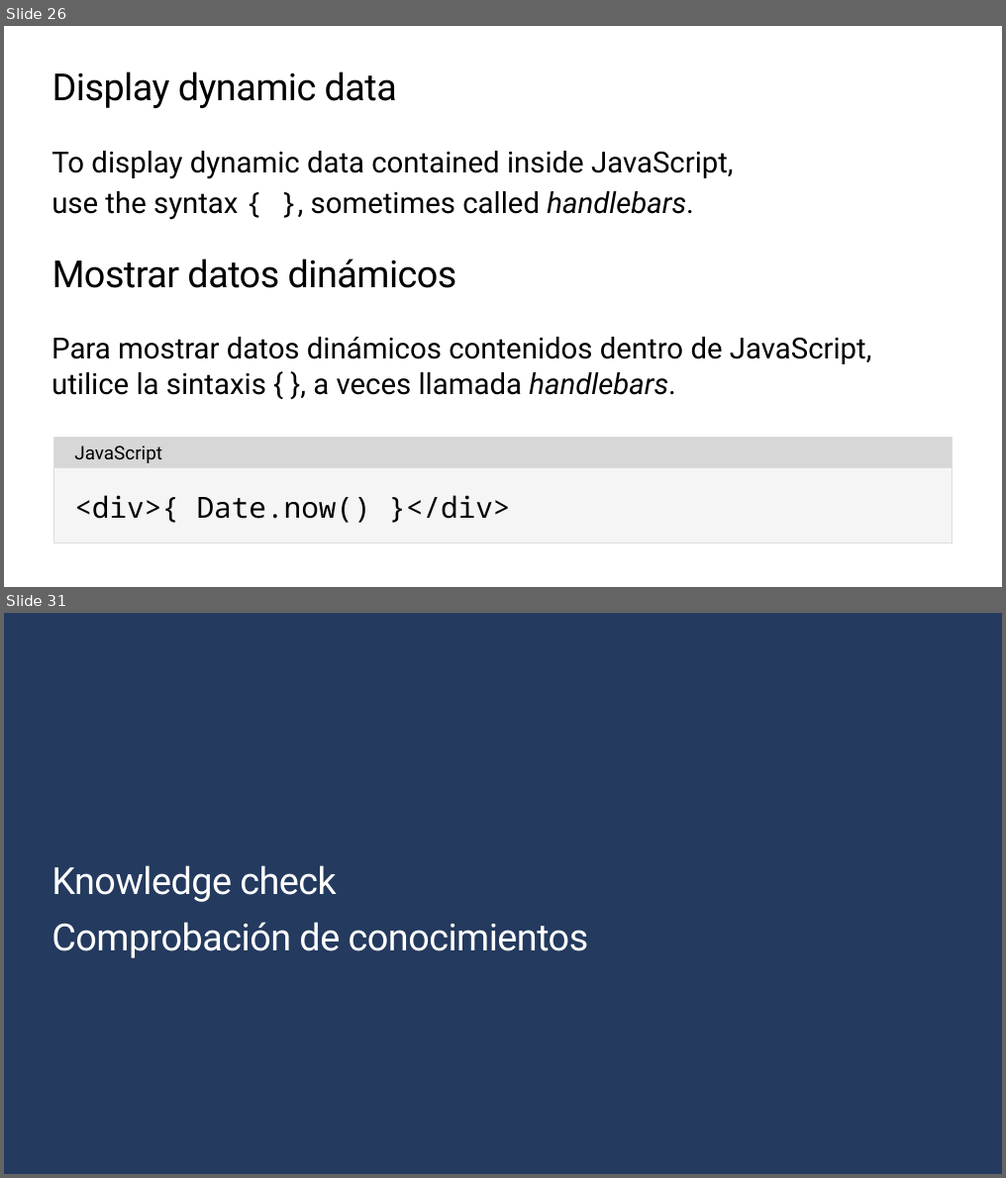
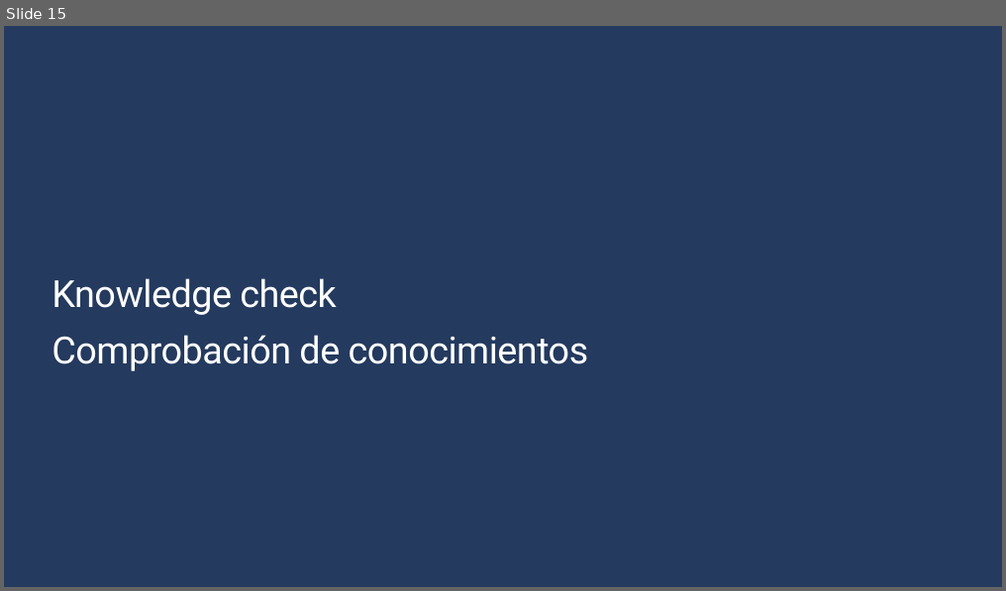
Before and after one commit to Gilberto-Guzman-Student-Ambassadors/Introduction_to_Computer_Vision_with_TensorFlow, a slide deck: presentation/slides.pptx. Shown one above the other, each under a label of ours: slides 26 and 31 before the commit, slide 15 after it; the slides between them are not shown. The pictures are 1006x1178 and 1006x591 pixels, drawn with LibreOffice and Linux fonts; fonts in the diff are those of the drawing; background and template pictures are left out. Boxes give left, top, right and bottom in pixels: in the first picture for what was removed or moved away, otherwise in the second. Text is boxed around its words. In the diff, an @@ line names an element or a change of style, - is before the commit and + after.

```diff
--- a/presentation/slides.pptx
+++ b/presentation/slides.pptx
@@ slide 26 removed at (x1=4, y1=26, x2=1002, y2=587), background #FFFFFF @@
@@ title removed at (x1=53, y1=72, x2=397, y2=108) @@
-Display dynamic data
@@ text removed at (x1=52, y1=151, x2=734, y2=220) @@
-To display dynamic data contained inside JavaScript,
-use the syntax { }, sometimes called handlebars.
@@ text removed at (x1=53, y1=259, x2=457, y2=288) @@
-Mostrar datos dinámicos
@@ text removed at (x1=52, y1=337, x2=872, y2=395) @@
-Para mostrar datos dinámicos contenidos dentro de JavaScript, utilice la sintaxis { }, a veces llamada handlebars.
@@ rectangle removed at (x1=54, y1=438, x2=952, y2=468) @@
-JavaScript
@@ rectangle removed at (x1=54, y1=461, x2=952, y2=544) @@
-<div>{ Date.now() }</div>
@@ what was slide 31 is now slide 15 @@
```
Also in this commit, not shown: 1 slide changed, 2 slides added, 17 other slides removed.
